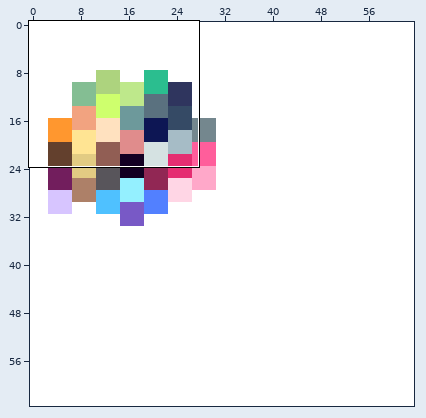
File history of a pixel-art sprite, public/assets/pallete5.png. The picture above shows the old version from afar; the outline marks the close-up.
Close-up. Before the commit:
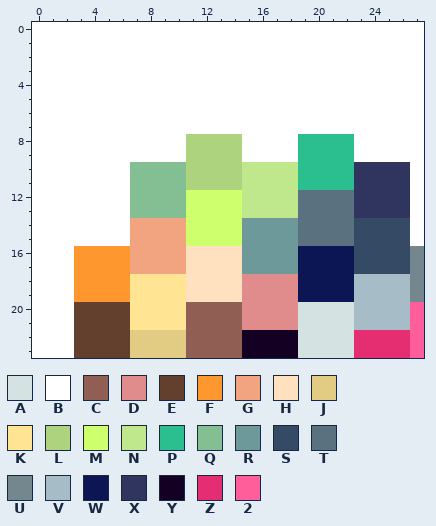
The file is 64x64 pixels. Shown: x 0..27, y 0..23.
Palette (. is transparent): A #d5e2e2  B #ffffff  C #915e54  D #e08c8c  E #63402d  F #ff972f  G #f2a380  H #ffe1bf  J #e2cb83  K #ffe493  L #add37e  M #ceff6d  N #bee88b  P #2bbe8f  Q #84be93  R #6d999b  S #354a65  T #5a717f  U #74878e  V #a6bcc6  W #0d1654  X #2f355e  Y #130023  Z #e52d71  2 #ff5e9b
New version:
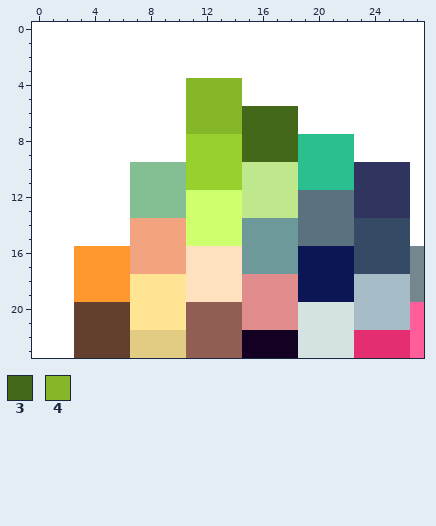
Colours new in this view: 3 #436819  4 #85b729
From old to new:
@@ palette @@
-L #add37e
+L #98d12e
@@ x 9..20 @@
  3 BBBBBBBBBBBB
- 4 BBBBBBBBBBBB
- 5 BBBBBBBBBBBB
- 6 BBBBBBBBBBBB
- 7 BBBBBBBBBBBB
- 8 BBLLLLBBBBPP
- 9 BBLLLLBBBBPP
+ 4 BB4444BBBBBB
+ 5 BB4444BBBBBB
+ 6 BB44443333BB
+ 7 BB44443333BB
+ 8 BBLLLL3333PP
+ 9 BBLLLL3333PP
 10 QQLLLLNNNNPP
